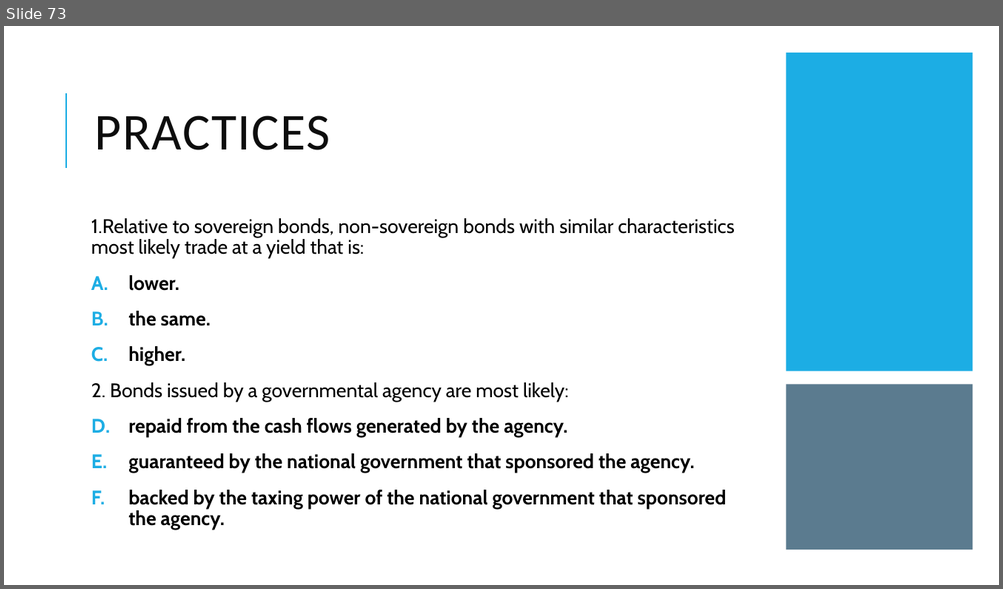
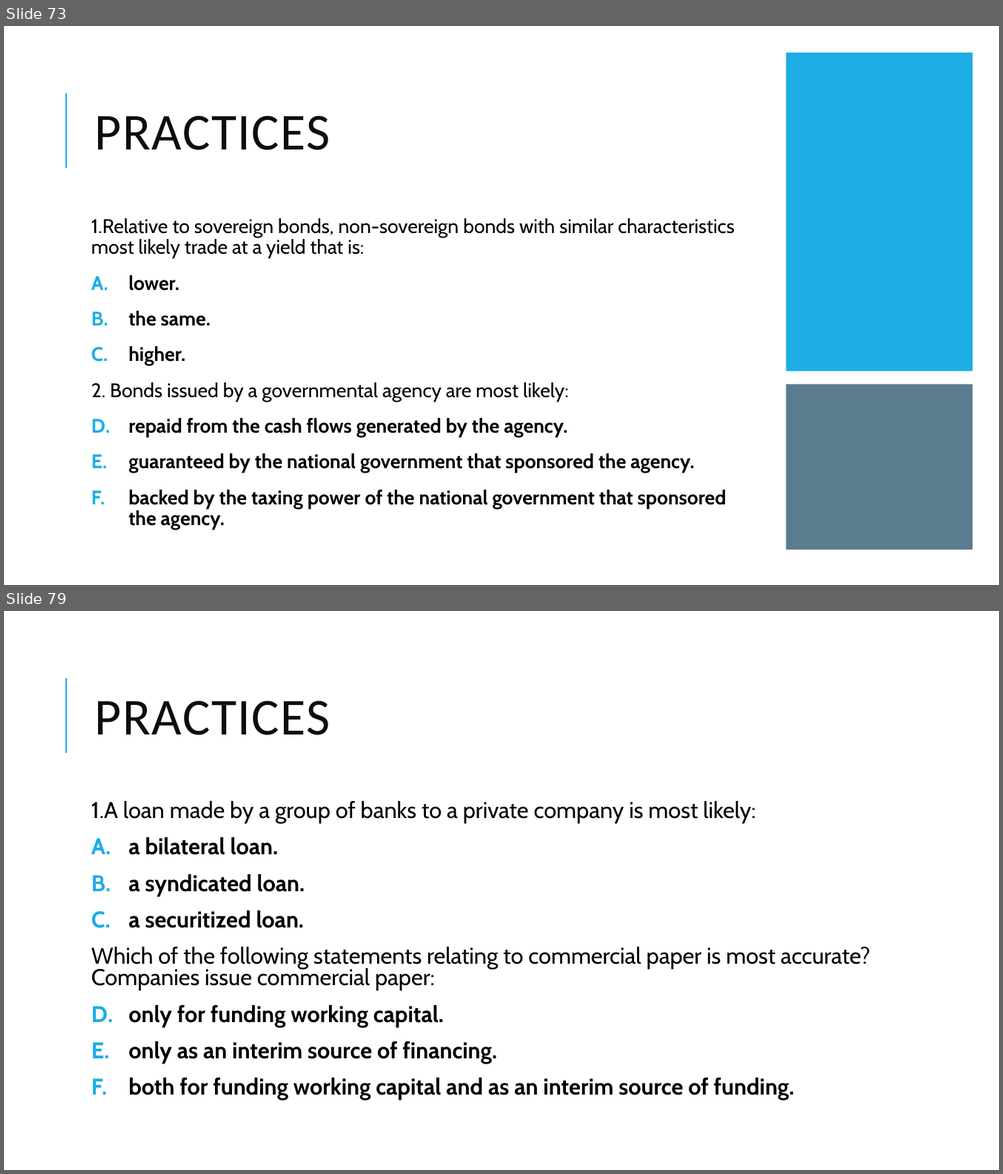
Before and after one commit to Isco0530/data, a slide deck: Fixed Income.pptx. Shown one above the other, each under a label of ours: slide 73 before the commit, slides 73 and 79 after it; the slides between them are not shown. The pictures are 1003x589 and 1003x1174 pixels, drawn with LibreOffice and Linux fonts; fonts in the diff are those of the drawing. Boxes give left, top, right and bottom in pixels: in the first picture for what was removed or moved away, otherwise in the second. Text is boxed around its words. In the diff, an @@ line names an element or a change of style, - is before the commit and + after.

```diff
--- a/Fixed Income.pptx
+++ b/Fixed Income.pptx
@@ slide 79 added at <box>4,611,999,1170</box>, background #FFFFFF; not listed: 1 template element that a slide beside it also shows @@
@@ title added at <box>95,701,330,735</box>, 50 pt, text #0D0D0D @@
+PRACTICES
@@ text added at <box>91,801,870,1100</box>, 22 pt, text #000000, bold @@
+1.A loan made by a group of banks to a private company is most likely:
+A. a bilateral loan.
+B. a syndicated loan.
+C. a securitized loan.
+Which of the following statements relating to commercial paper is most accurate? Companies issue commercial paper:
+A. only for funding working capital.
+B. only as an interim source of financing.
+C. both for funding working capital and as an interim source of funding.
```
Also in this commit, not shown: 6 other slides added.
